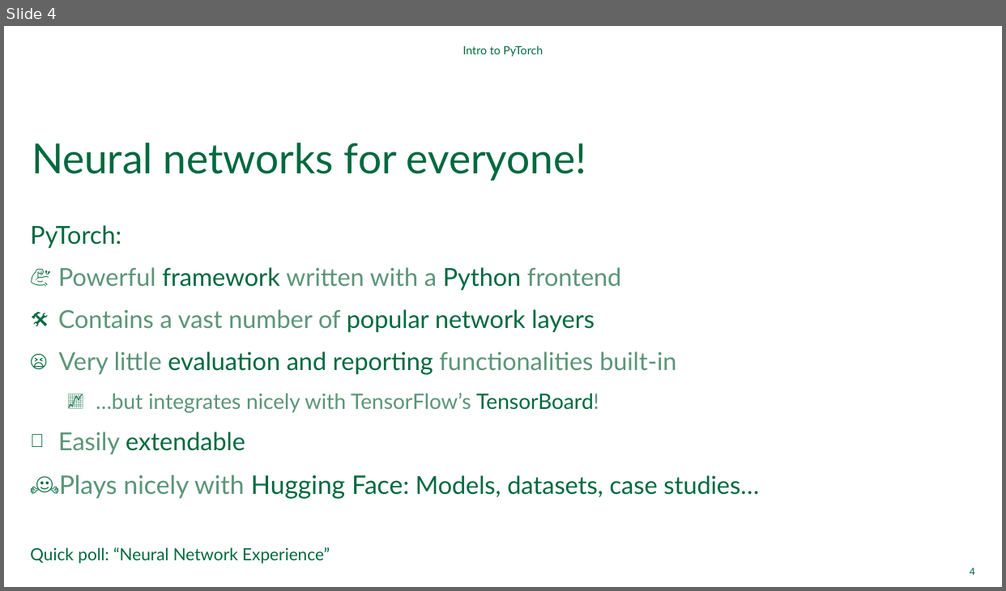
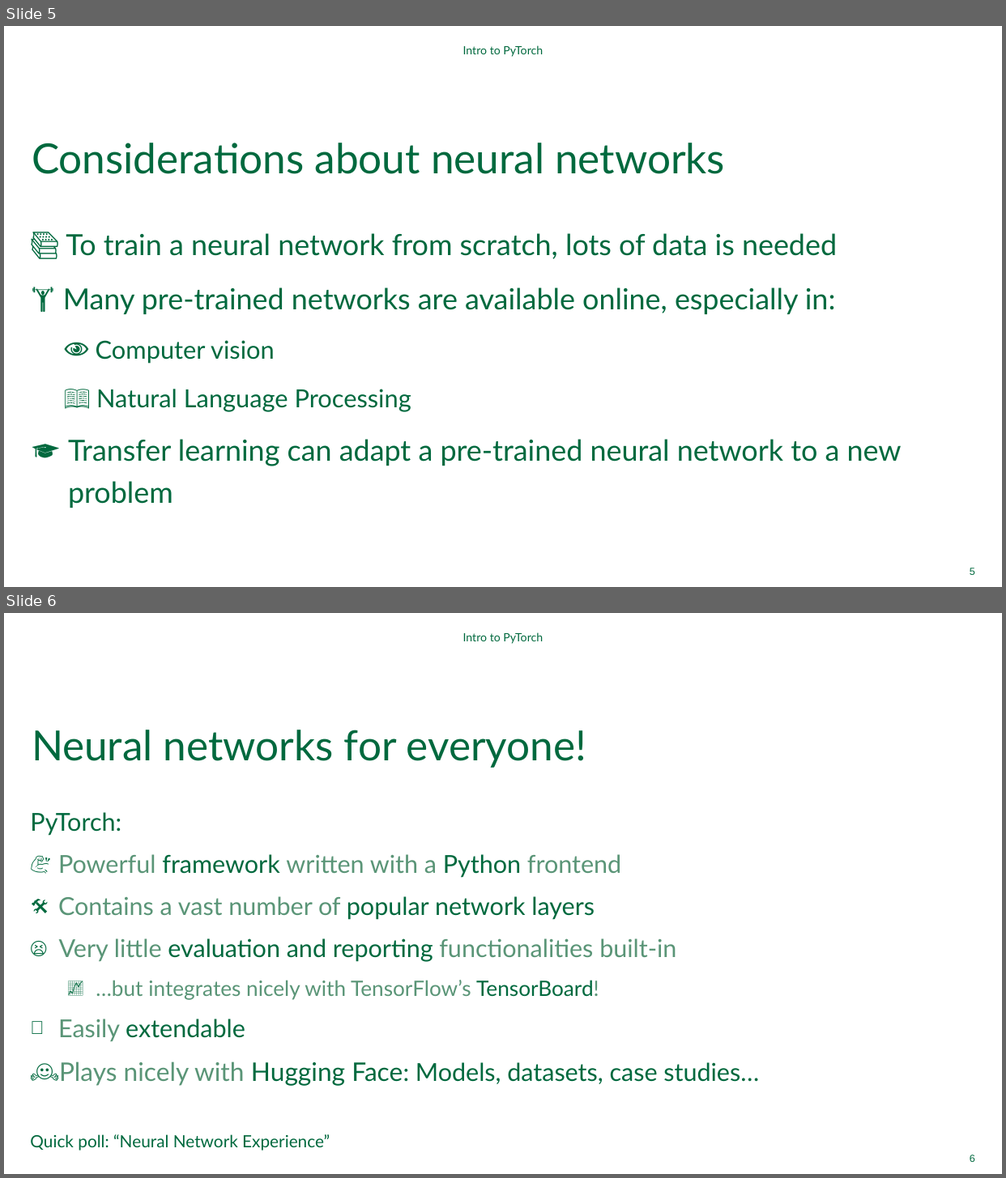
Before and after one commit to Simon-Stone/qbs-applied-data-science, a slide deck: 08-Intro-to-PyTorch/intro/Intro-to-PyTorch.pptx. Shown one above the other, each under a label of ours: slide 4 before the commit, slides 5 and 6 after it. The pictures are 1006x591 and 1006x1178 pixels, drawn with LibreOffice and Linux fonts; fonts in the diff are those of the drawing; background and template pictures are left out. Boxes give left, top, right and bottom in pixels: in the first picture for what was removed or moved away, otherwise in the second. Text is boxed around its words. In the diff, an @@ line names an element or a change of style, - is before the commit and + after.

Commit message:
adds discussion on considerations of ANNs

```diff
--- a/08-Intro-to-PyTorch/intro/Intro-to-PyTorch.pptx
+++ b/08-Intro-to-PyTorch/intro/Intro-to-PyTorch.pptx
@@ slide 5 added at (x1=4, y1=26, x2=1002, y2=587), background #FFFFFF @@
@@ text added at (x1=463, y1=45, x2=543, y2=57), 11 pt, text #00693E @@
+Intro to PyTorch
@@ title added at (x1=32, y1=143, x2=725, y2=174), 40 pt, text #00693E @@
+Considerations about neural networks
@@ text added at (x1=63, y1=233, x2=901, y2=508), 28 pt, text #00693E @@
+📚 To train a neural network from scratch, lots of data is needed
+🏋️ Many pre-trained networks are available online, especially in:
+  👁️ Computer vision
+  📖 Natural Language Processing
+🎓 Transfer learning can adapt a pre-trained neural network to a new problem
@@ page number added at (x1=970, y1=568, x2=975, y2=575), 9.8 pt, text #00693E @@
+5
@@ what was slide 4 is now slide 6 @@
@@ page number at (x1=970, y1=1155, x2=975, y2=1162): text changed @@
-4
+6
```
Also in this commit, not shown: 1 slide changed, 1 other slide added.
